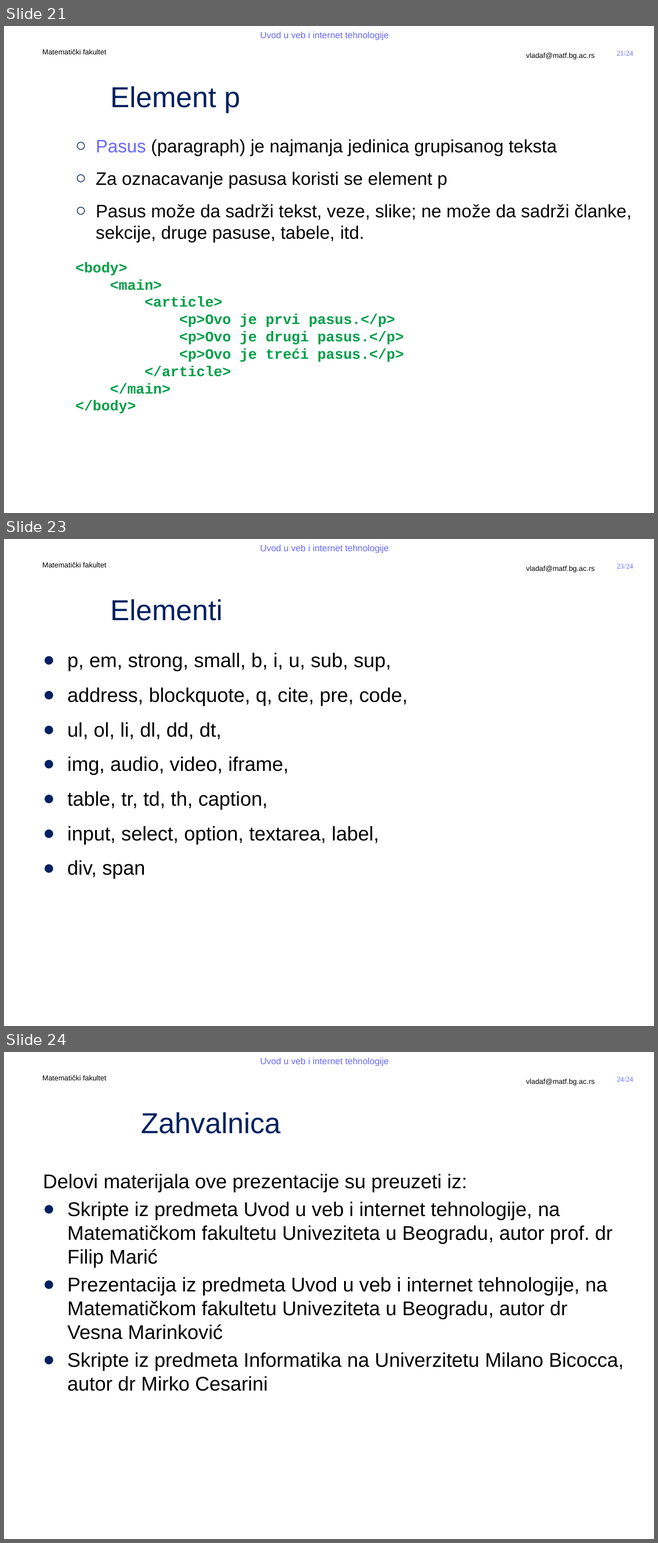
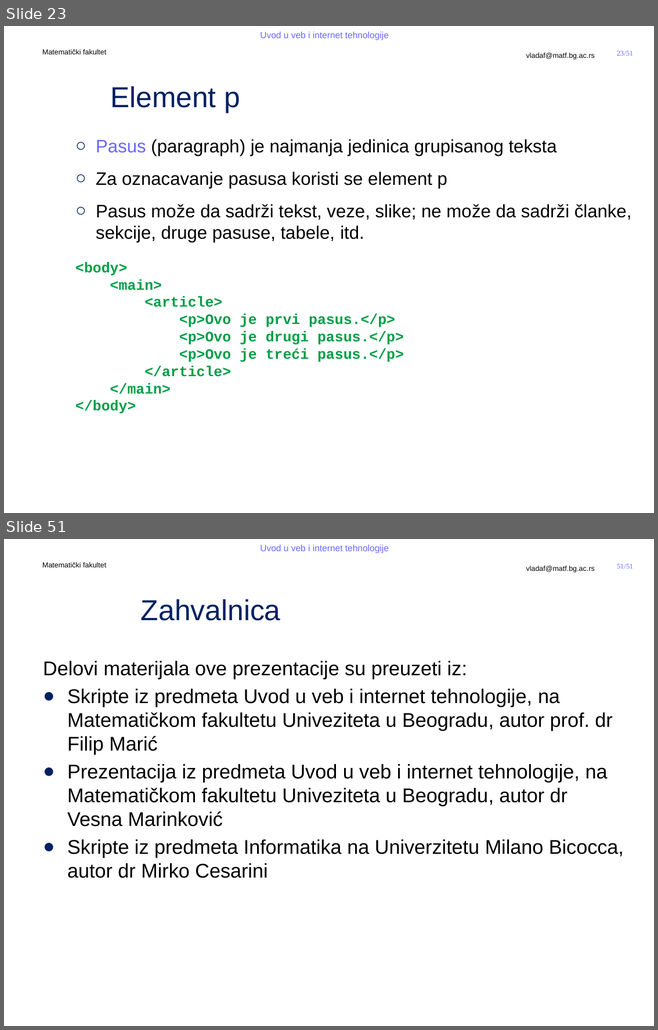
Before and after one commit to MatfUVIT/info, a slide deck: predavanja/prezentacije/UVIT03-01-HTML 5.pptx. Shown one above the other, each under a label of ours: slides 21, 23 and 24 before the commit, slides 23 and 51 after it; the slides between them are not shown. The pictures are 658x1543 and 658x1030 pixels, drawn with LibreOffice and Linux fonts; fonts in the diff are those of the drawing; background and template pictures are left out. Boxes give left, top, right and bottom in pixels: in the first picture for what was removed or moved away, otherwise in the second. Text is boxed around its words. In the diff, an @@ line names an element or a change of style, - is before the commit and + after.

```diff
--- a/predavanja/prezentacije/UVIT03-01-HTML 5.pptx
+++ b/predavanja/prezentacije/UVIT03-01-HTML 5.pptx
@@ slide 23 removed at (4,539,654,1026), background #FFFFFF; not listed: 5 template elements that a slide beside it also shows @@
@@ title removed at (110,599,223,621) @@
-Elementi
@@ text removed at (67,653,408,879) @@
-● p, em, strong, small, b, i, u, sub, sup,
-● address, blockquote, q, cite, pre, code,
-● ul, ol, li, dl, dd, dt,
-● img, audio, video, iframe,
-● table, tr, td, th, caption,
-● input, select, option, textarea, label,
-● div, span
@@ what was slide 21 is now slide 23 @@
@@ page number at (616,51,633,56): text changed @@
-21/24
+23/51
@@ what was slide 24 is now slide 51 @@
@@ page number at (616,564,633,569): text changed @@
-24/24
+51/51
```
Also in this commit, not shown: 1 slide changed, 28 slides added, 3 other files.
